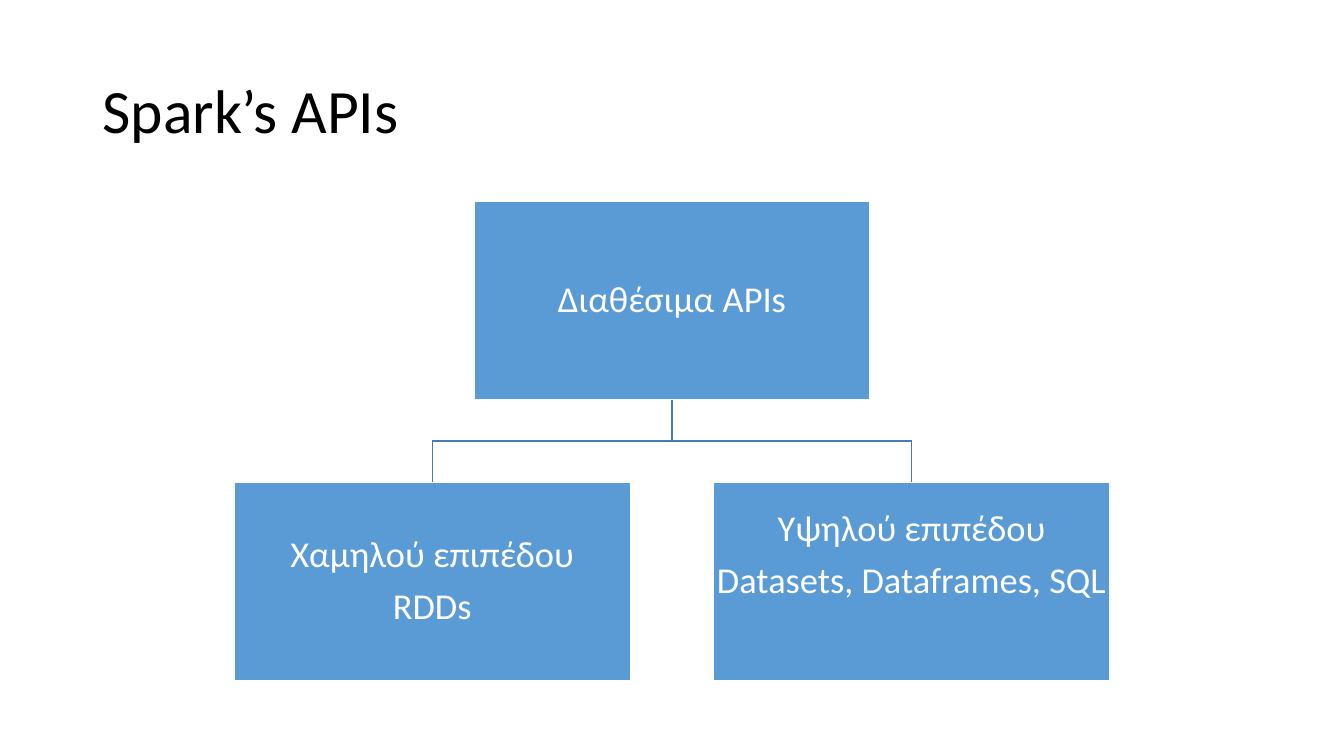
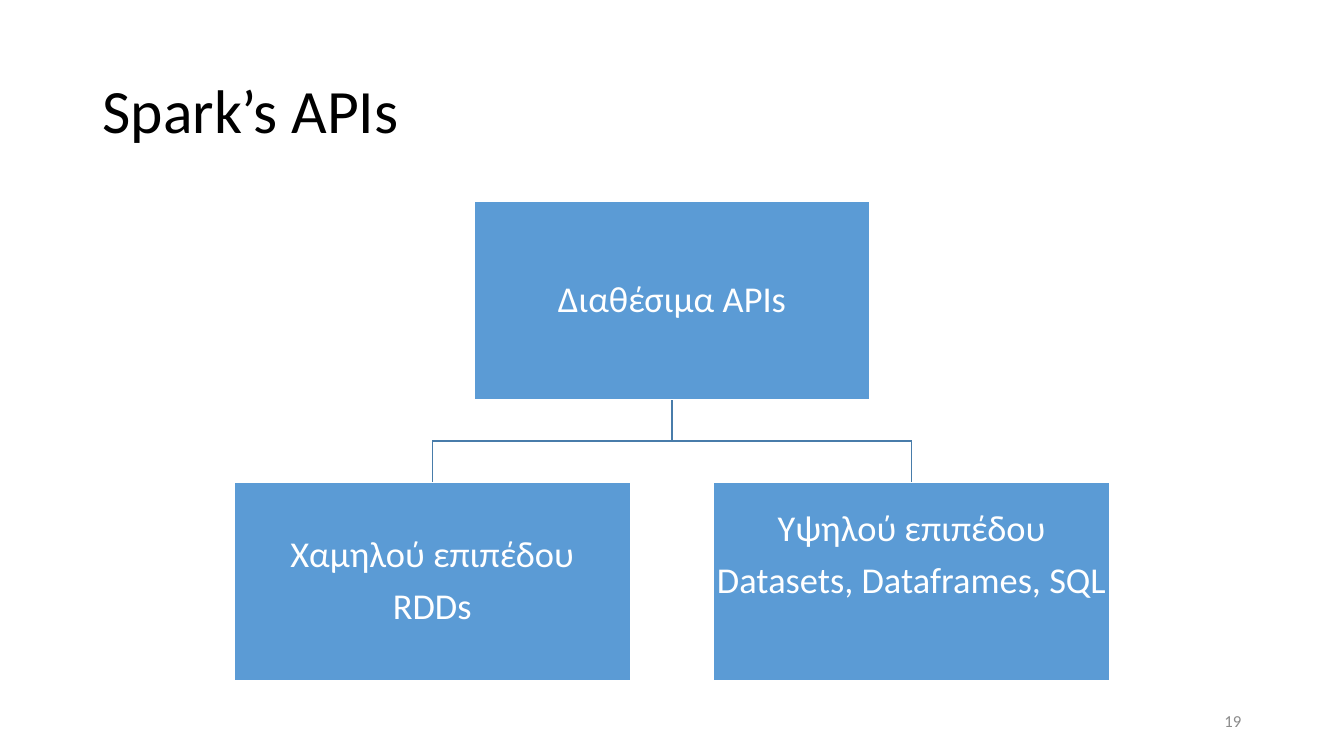
Before and after one commit to chgogos/big_data, a slide deck: slide 19 of 04. Apache Spark.pptx. Drawn at 1344x756 pixels with LibreOffice and Linux fonts; fonts in the diff are those of the drawing. Boxes give left, top, right and bottom in pixels: in the first picture for what was removed or moved away, otherwise in the second. Text is boxed around its words. In the diff, an @@ line names an element or a change of style, - is before the commit and + after.

Commit message:
spark

```diff
--- a/04. Apache Spark.pptx
+++ b/04. Apache Spark.pptx
@@ page number added at (1224,716,1241,727), 12 pt, text #8C8C8C @@
+19
```
Also in this commit, not shown: 4 other slides changed, 5 other files.
